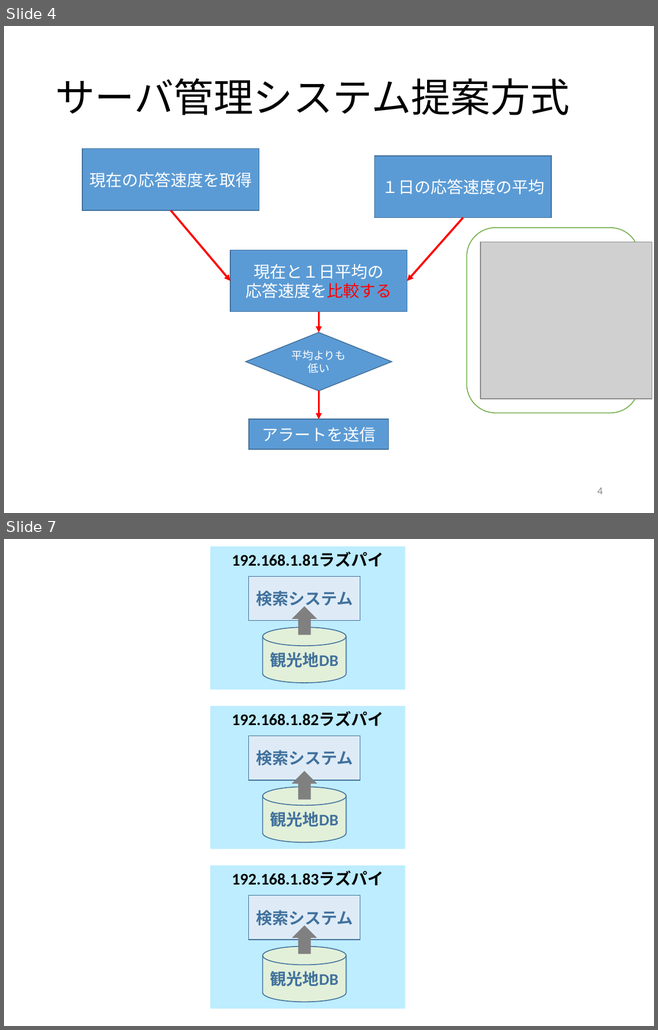
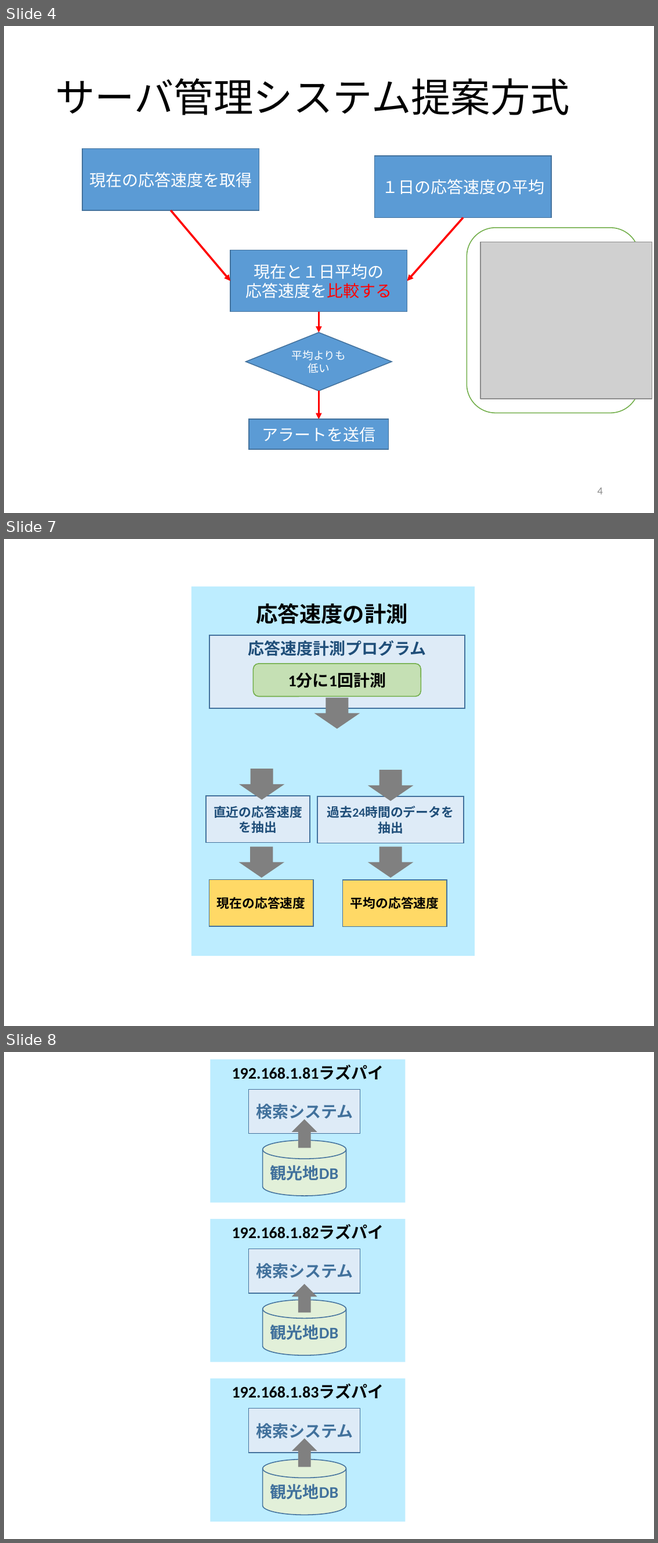
Before and after one commit to kait-takanolab/1821086_matsuo_thesis, a slide deck: meeting/1821086_matsuo_Chart.pptx. Shown one above the other, each under a label of ours: slides 4 and 7 before the commit, slides 4, 7 and 8 after it; the slides between them are not shown. The pictures are 658x1030 and 658x1543 pixels, drawn with LibreOffice and Linux fonts; fonts in the diff are those of the drawing; grey boxes stand for pictures. Boxes give left, top, right and bottom in pixels: in the first picture for what was removed or moved away, otherwise in the second. Text is boxed around its words. In the diff, an @@ line names an element or a change of style, - is before the commit and + after.

```diff
--- a/meeting/1821086_matsuo_Chart.pptx
+++ b/meeting/1821086_matsuo_Chart.pptx
@@ slide 7 added at bbox=[4, 539, 654, 1026], background #FFFFFF @@
@@ group added at bbox=[191, 587, 474, 956]: 6 rectangles, 5 down arrows, 1 rounded rectangle, 1 text @@
+応答速度計測プログラム
+過去24時間のデータを抽出
+1分に1回計測
+直近の応答速度を抽出
+平均の応答速度
+応答速度の計測
+現在の応答速度
@@ what was slide 7 is now slide 8 @@
```
Also in this commit, not shown: 2 slides changed, 5 other slides added.
